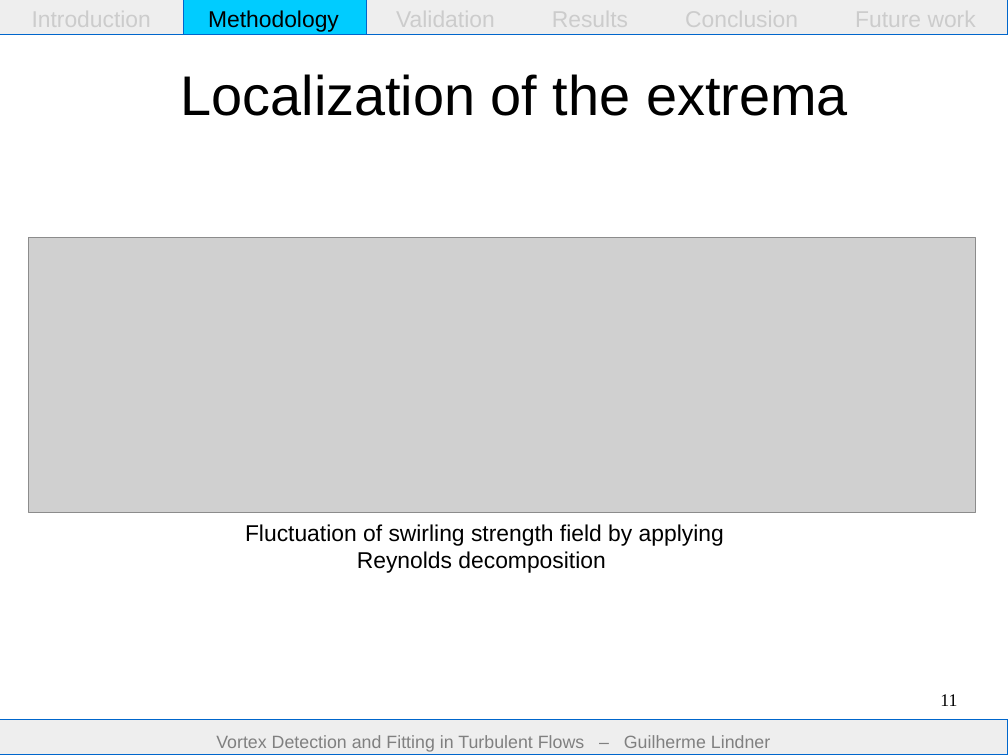
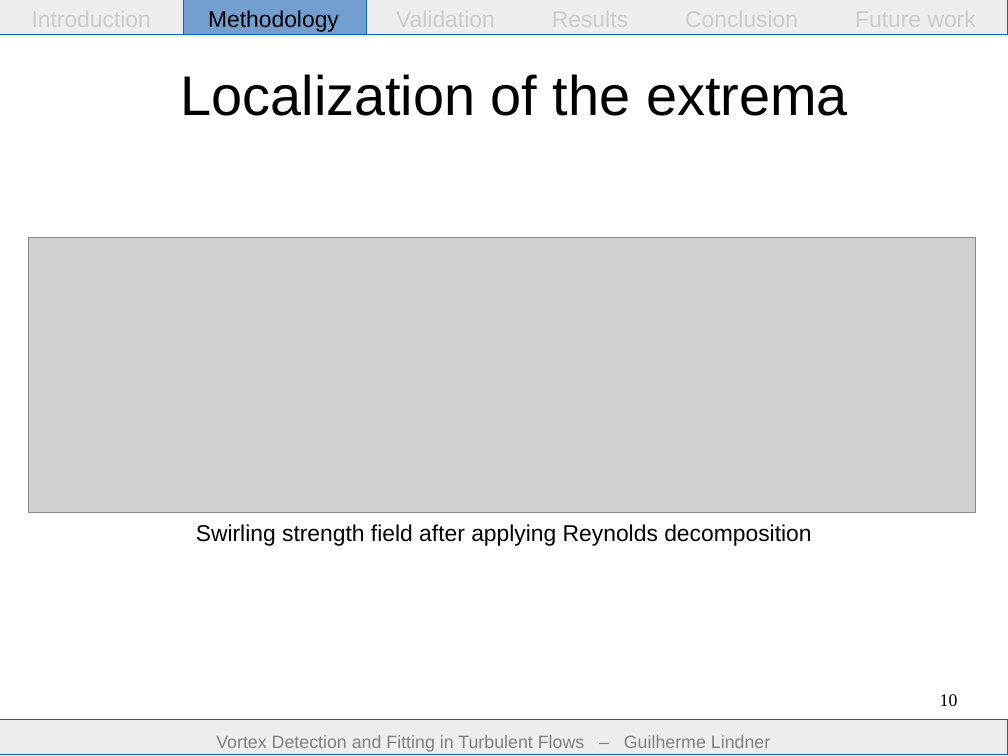
Before and after one commit to guilindner/VortexFitting, a slide deck: slide 10 of docs/report/presentation/presentation.odp (slide 11 before the commit). Drawn at 1008x756 pixels with LibreOffice and Linux fonts; fonts in the diff are those of the drawing; grey boxes stand for pictures. Boxes give left, top, right and bottom in pixels: in the first picture for what was removed or moved away, otherwise in the second. Text is boxed around its words. In the diff, an @@ line names an element or a change of style, - is before the commit and + after.

Commit message:
final presentation

```diff
--- a/docs/report/presentation/presentation.odp
+++ b/docs/report/presentation/presentation.odp
@@ rectangle at bbox=[184, 0, 367, 35]: fill #00CCFF to #729FCF @@
@@ text at bbox=[196, 524, 811, 546]: text changed @@
-Fluctuation of swirling strength field by applying Reynolds decomposition
+Swirling strength field after applying Reynolds decomposition
@@ page number at bbox=[940, 694, 958, 706]: text changed @@
-11
+10
```
Also in this commit, not shown: 25 other slides changed, 1 other file.
